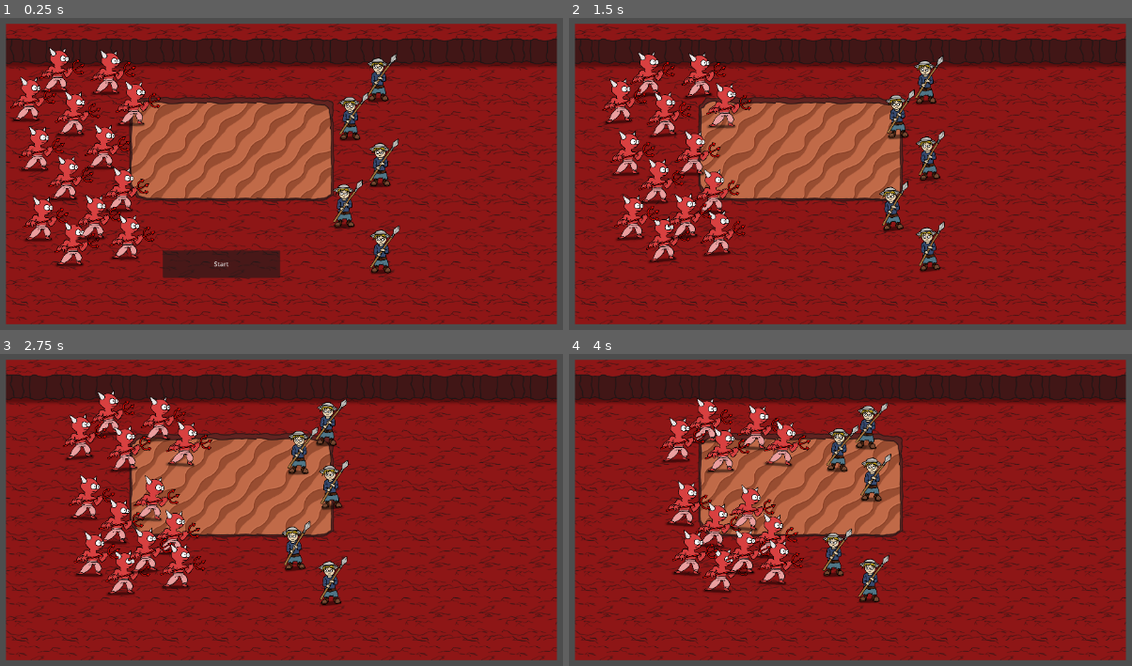
Above: before the commit, frames 1-4 (two rows, left to right).
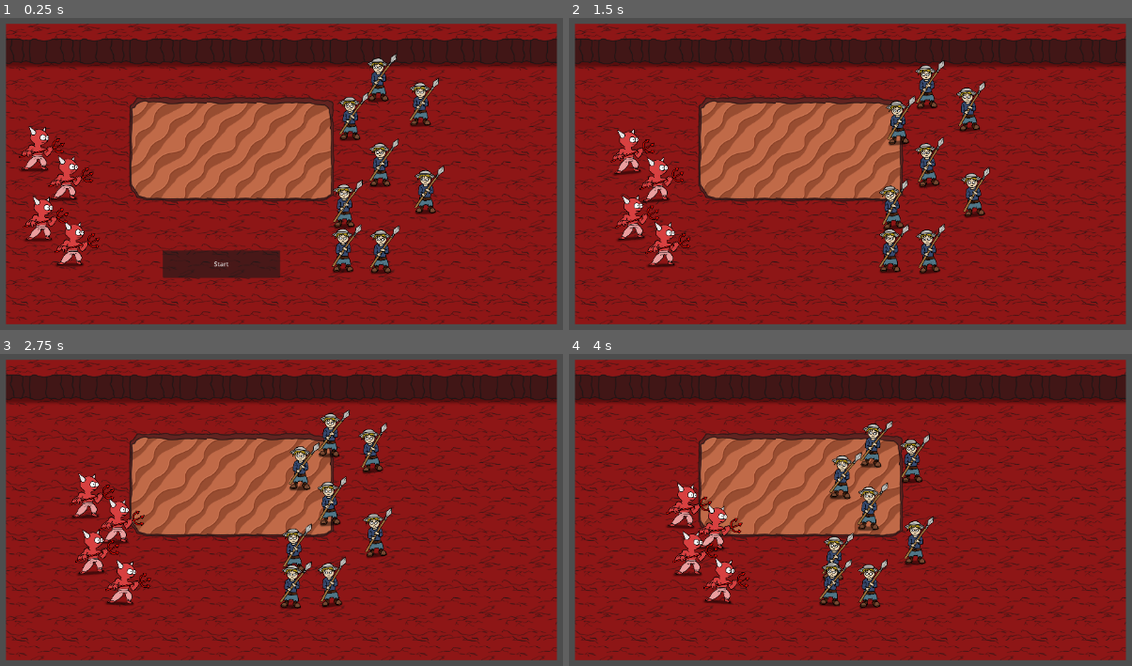
Above: after the commit, the same moments.

Repository: gideon-wade/Growing
Game: Godot game, scene res://Map/map.tscn
The game is run twice, just before and just after one commit, with the same random seed, the same clock (stepped at 60 frames per second) and the same inputs.
Inputs (mouse positions are in pixels of both pictures, inside the frame that each line leads up to):
- Up to frame 1 (0.25 s): no input
- Up to frame 2 (1.5 s): click "Start" at 0.5 s; move the mouse to (642, 77) at 1.27 s; click (642, 77) at 1.42 s
- Up to frame 3 (2.75 s): move the mouse to (140, 419) at 2.02 s; click (140, 419) at 2.17 s
- Up to frame 4 (4 s): move the mouse to (754, 447) at 2.77 s; click (754, 447) at 2.92 s; move the mouse to (760, 538) at 3.52 s; click (760, 538) at 3.67 s

The runs differ from the first frame. In frame 1, 5.7% of the frame differs, in the area x 1-79%, y 9-82%; in frame 2, 9.6%; in frame 3, 10%; in frame 4, 10%, in the area x 16-65%, y 14-82%.

Commit message:
peasent sounds

Diff:
--- a/Map/map.tscn
+++ b/Map/map.tscn
@@ -12,62 +12,42 @@
 
 [node name="BasicEnemy2" parent="." instance=ExtResource("2_6yc6o")]
 position = Vector2(956, 139)
+unit_name = "Peasent"
 
 [node name="BasicEnemy3" parent="." instance=ExtResource("2_6yc6o")]
 position = Vector2(884, 238)
+unit_name = "Peasent"
 
 [node name="BasicEnemy5" parent="." instance=ExtResource("2_6yc6o")]
 position = Vector2(961, 357)
+unit_name = "Peasent"
+
+[node name="BasicEnemy8" parent="." instance=ExtResource("2_6yc6o")]
+position = Vector2(1077, 426)
+unit_name = "Peasent"
+
+[node name="BasicEnemy7" parent="." instance=ExtResource("2_6yc6o")]
+position = Vector2(1064, 202)
+unit_name = "Peasent"
 
 [node name="BasicEnemy4" parent="." instance=ExtResource("2_6yc6o")]
 position = Vector2(869, 462)
+unit_name = "Peasent"
 
-[node name="BasicPlayer" parent="." instance=ExtResource("1_njngi")]
-position = Vector2(140, 117)
-unit_name = "Imp"
-
-[node name="BasicPlayer7" parent="." instance=ExtResource("1_njngi")]
-position = Vector2(271, 123)
-unit_name = "Imp"
-
-[node name="BasicPlayer8" parent="." instance=ExtResource("1_njngi")]
-position = Vector2(335, 203)
-unit_name = "Imp"
-
-[node name="BasicPlayer9" parent="." instance=ExtResource("1_njngi")]
-position = Vector2(305, 423)
-unit_name = "Imp"
+[node name="BasicEnemy6" parent="." instance=ExtResource("2_6yc6o")]
+position = Vector2(866, 576)
+unit_name = "Peasent"
 
 [node name="BasicPlayer10" parent="." instance=ExtResource("1_njngi")]
 position = Vector2(179, 562)
-unit_name = "Imp"
-
-[node name="BasicPlayer11" parent="." instance=ExtResource("1_njngi")]
-position = Vector2(320, 545)
-unit_name = "Imp"
-
-[node name="BasicPlayer12" parent="." instance=ExtResource("1_njngi")]
-position = Vector2(234, 494)
-unit_name = "Imp"
-
-[node name="BasicPlayer13" parent="." instance=ExtResource("1_njngi")]
-position = Vector2(67, 192)
 unit_name = "Imp"
 
 [node name="BasicPlayer2" parent="." instance=ExtResource("1_njngi")]
 position = Vector2(89, 319)
 unit_name = "Imp"
 
-[node name="BasicPlayer4" parent="." instance=ExtResource("1_njngi")]
-position = Vector2(181, 229)
-unit_name = "Imp"
-
 [node name="BasicPlayer5" parent="." instance=ExtResource("1_njngi")]
 position = Vector2(163, 394)
-unit_name = "Imp"
-
-[node name="BasicPlayer6" parent="." instance=ExtResource("1_njngi")]
-position = Vector2(257, 314)
 unit_name = "Imp"
 
 [node name="BasicPlayer3" parent="." instance=ExtResource("1_njngi")]
@@ -76,6 +56,7 @@
 
 [node name="BasicEnemy" parent="." instance=ExtResource("2_6yc6o")]
 position = Vector2(963, 579)
+unit_name = "Peasent"
 
 [node name="Button" type="Button" parent="."]
 offset_left = 400.0
--- a/Mobs/Enemy/basic_enemy.gd
+++ b/Mobs/Enemy/basic_enemy.gd
@@ -13,7 +13,7 @@
 	if map.state == map.State.POSTGAME and !celebrating:
 		celebrating = true
 		tween_controller.celebrate()
-
+		audio_controller.play_random_sound_of_type("celebrate", unit_name)
 	if map.state != map.State.BATTLE or !is_alive:
 		return
 	var players: Array = GameManager.get_units(Player)
@@ -36,8 +36,9 @@
 	if collider:
 		if collider.get_collider() is Player:
 			if can_attack:
+				can_attack = false
 				$AttackTimer.start()
-				can_attack = false
+				audio_controller.play_random_sound_of_type("attack", unit_name)
 				collider.get_collider().damage(attack)
 
 func damage(dmg):
@@ -48,6 +49,7 @@
 		$CollisionShape2D.disabled = true
 		self.z_index = -1
 		tween_controller.die()
+		audio_controller.play_random_sound_of_type("death", unit_name)
 		await tween_controller.unit_tween.finished
 		queue_free()
 
--- a/Mobs/Enemy/basic_enemy.tscn
+++ b/Mobs/Enemy/basic_enemy.tscn
@@ -34,6 +34,7 @@
 script = ExtResource("3_1thp2")
 
 [node name="AudioController" type="AudioStreamPlayer2D" parent="."]
+volume_db = -13.698
 script = ExtResource("4_in3wq")
 metadata/_custom_type_script = "uid://cjcslf3plpk6a"
 
--- a/Mobs/Player/basic_player.gd
+++ b/Mobs/Player/basic_player.gd
@@ -39,7 +39,6 @@
 				can_attack = false
 				audio_controller.play_random_sound_of_type("attack", unit_name)
 				$AttackTimer.start()
-				print("attack")
 				collider.get_collider().damage(attack)
 
 func damage(dmg):
--- a/game_manager.gd
+++ b/game_manager.gd
@@ -26,9 +26,9 @@
 		"interact" : 0
 	},
 	"Peasent" = {
-		"attack" : 0,
-		"celebrate" : 0,
-		"death" : 0,
+		"attack" : 3,
+		"celebrate" : 3,
+		"death" : 3,
 		"interact" : 0
 	},
 	"Knight" = {
Not shown, changed: art/assets/flags.png.import
Not shown, added: sounds/peasent/peasent_attack1.mp3.import
Not shown, added: sounds/peasent/peasent_attack2.mp3.import
Not shown, added: sounds/peasent/peasent_attack3.mp3.import
Not shown, added: sounds/peasent/peasent_celebrate1.mp3.import
Not shown, added: sounds/peasent/peasent_celebrate2.mp3.import
Not shown, added: sounds/peasent/peasent_celebrate3.mp3.import
Not shown, added: sounds/peasent/peasent_death1.mp3.import
Not shown, added: sounds/peasent/peasent_death2.mp3.import
Not shown, added: sounds/peasent/peasent_death3.mp3.import
Not shown, added: sounds/peasent/peasent_attack1.mp3
Not shown, added: sounds/peasent/peasent_attack2.mp3
(and 7 more such lines)
